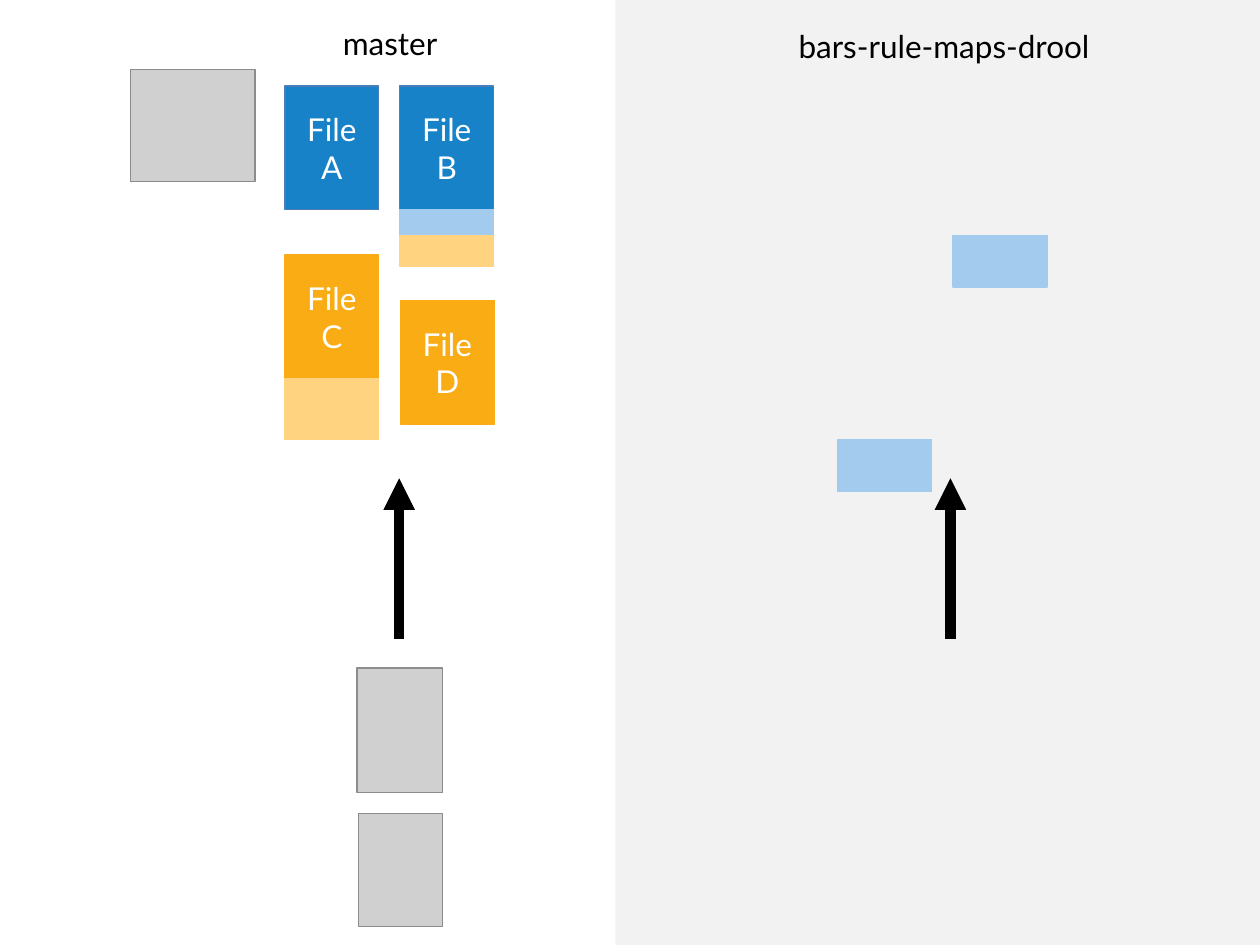
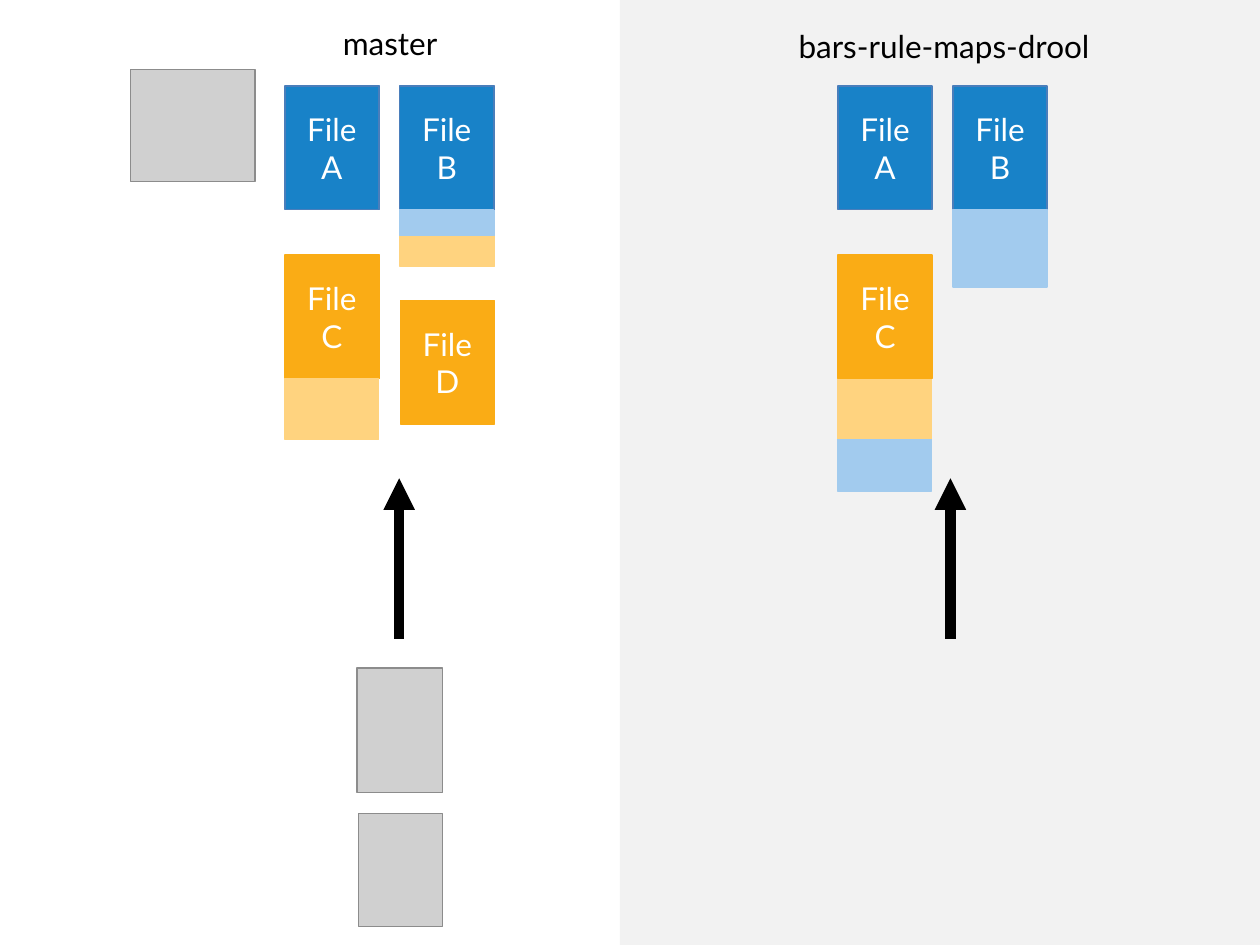
Before and after one commit to UrbanInstitute/git-tutorial, a slide deck: slide 4 of workshop/git_presentation.pptx. Drawn at 1260x945 pixels with LibreOffice and Linux fonts; fonts in the diff are those of the drawing; grey boxes stand for pictures. Boxes give left, top, right and bottom in pixels: in the first picture for what was removed or moved away, otherwise in the second. Text is boxed around its words. In the diff, an @@ line names an element or a change of style, - is before the commit and + after.

```diff
--- a/workshop/git_presentation.pptx
+++ b/workshop/git_presentation.pptx
@@ rectangle: place and size @@
-rectangle at bbox=[615, 0, 1260, 945]
+rectangle at bbox=[620, 0, 1260, 945]
@@ rectangle added at bbox=[838, 86, 932, 209], fill #1882C8, outline #4B7EBC 0.75 pt, 18 pt, text #FFFFFF @@
+File A
@@ rectangle added at bbox=[953, 86, 1047, 209], fill #1882C8, outline #4B7EBC 0.75 pt, 18 pt, text #FFFFFF @@
+File B
@@ rectangle added at bbox=[953, 209, 1047, 236], fill #A2CBEE, outline #A2CBEE 0.75 pt @@
@@ rectangle added at bbox=[838, 255, 932, 378], fill #FAAC15, outline #FAAC15 0.75 pt, 18 pt, text #FFFFFF @@
+File C
@@ rectangle added at bbox=[838, 379, 932, 440], fill #FFD37F, outline #FFD37F 0.75 pt @@
```
